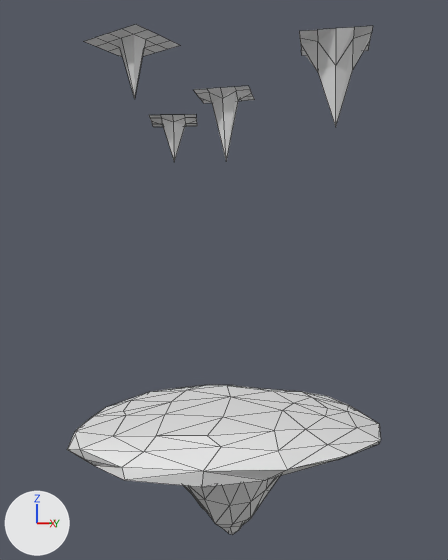
A saved change to the Blender file models/Dania/мише.blend.
One viewpoint serves both versions: a 50 mm lens placed at (16.34, -13.45, 5.81), pointed at (-0.5, 0.33, 5.76). The axes (+X, +Y, +Z) are drawn at lower left. The lights are the same throughout. Mesh edges are drawn as thin lines.

Objects in the first picture: 'Плоскость', 'Плоскость.001', 'Плоскость.002', 'Плоскость.003', 'Плоскость.004'.
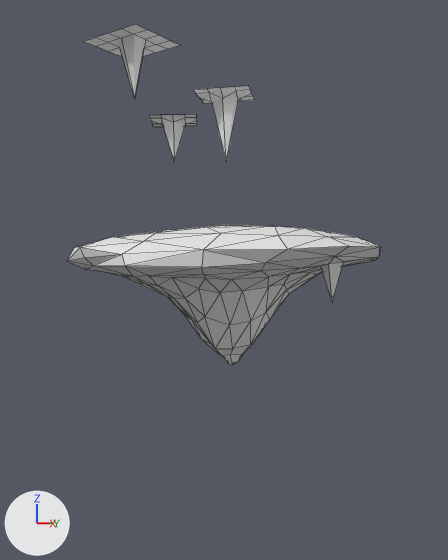
What differs and where, as boxes [x1, y1, x2, y2] in the pictures (448 x 560 px):
'Плоскость.004', reshaped, moved (6% shorter)
    before: [67, 385, 381, 534]
    after: [67, 225, 381, 365]
'Плоскость.001', deleted
    before: [299, 26, 373, 127]
part 1 of me_плоскость_005, built on
    before: [267, 441, 380, 480]
    after: [262, 246, 381, 302]

Patch to the scene script:
```diff
--- a/models/Dania/мише.blend.py
+++ b/models/Dania/мише.blend.py
@@ me_плоскость_005 @@
 # used by ob_плоскость_004; location = (0.0, 0.0, 0.0); rotation_euler = (0.0, 3.142, 0.0), in degrees (0, 180, 0); scale = (0.749, 0.749, 0.749)
-me_плоскость_005.from_pydata(...)  # 174 vertices, 325 faces; spans x -7.09..6.59, y -7.23..6.79, z -2.37..3.84
+me_плоскость_005.from_pydata(...)  # 179 vertices, 335 faces; spans x -7.09..6.59, y -7.23..6.79, z -2.37..3.84
+# me_плоскость_005 part 1
+# 3 faces are deleted
+# 3 vertices move from x -6.4..-4.72, y -0.59..2.03, z -0.92..-0.49 to x -6.21..-4.59, y -0.23..1.76, z -0.92..-0.49
+# 5 vertices are added at (-5.0, 0.77, -0.58), (-5.23, 1.4, -0.67), (-5.43, 1.0, 0.87), (-5.63, 0.54, -0.66), (-5.86, 1.17, -0.73)
+# 13 new faces join them
@@ ob_плоскость_001 @@
-ob_плоскость_001 = bpy.data.objects.new('Плоскость.001', me_плоскость_002)
-ob_плоскость_001.location = (4.36, 0.54, 12.71)
-ob_плоскость_001.rotation_euler = (3.16, -0.00677, 0.721)  # degrees (181, -0.4, 41)
@@ ob_плоскость_004 @@
 ob_плоскость_004 = bpy.data.objects.new('Плоскость.004', me_плоскость_005)
-ob_плоскость_004.location = (0.0, 0.0, 0.0)
+ob_плоскость_004.location = (0.0, 0.0, 5.75)
 ob_плоскость_004.rotation_euler = (0.0, 3.142, 0.0)  # degrees (0, 180, 0)
```
